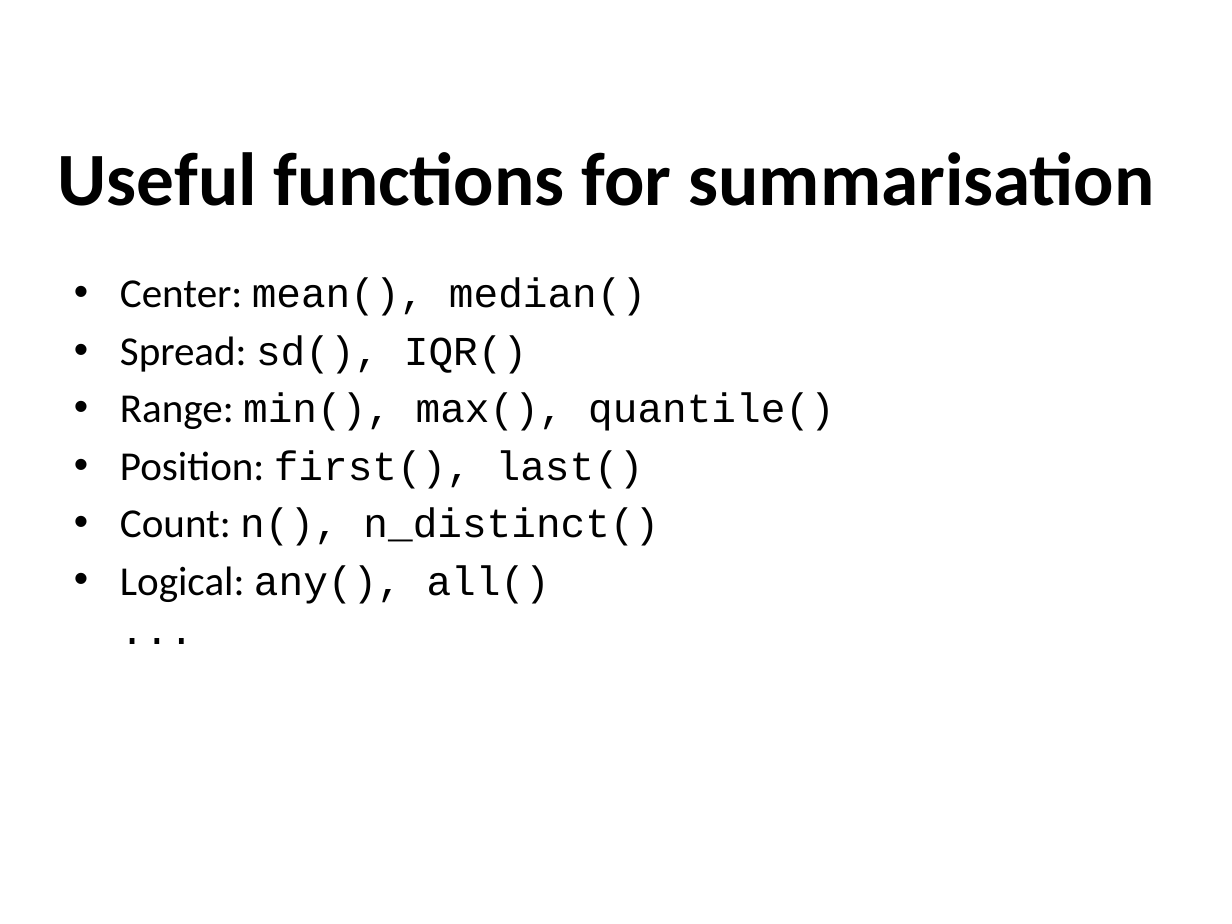
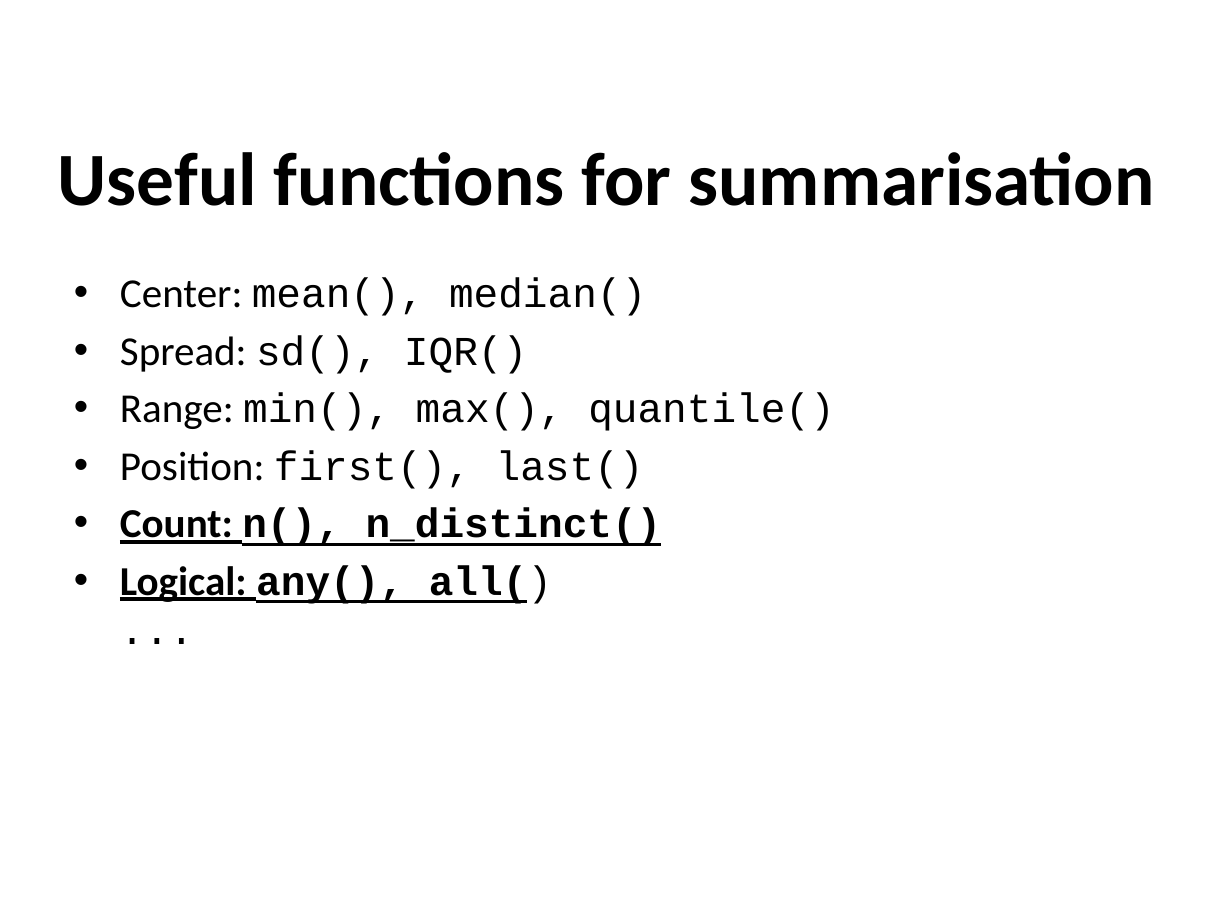
Before and after one commit to sraorao/MSD_R_course_HT2022, a slide deck: slide 13 of powerpoint/Session2.pptx (slide 15 before the commit). Drawn at 1232x924 pixels with LibreOffice and Linux fonts; fonts in the diff are those of the drawing. Boxes give left, top, right and bottom in pixels: in the first picture for what was removed or moved away, otherwise in the second. Text is boxed around its words. In the diff, an @@ line names an element or a change of style, - is before the commit and + after.

```diff
--- a/powerpoint/Session2.pptx
+++ b/powerpoint/Session2.pptx
@@ text at (120,508,662,604): bold on, underline on in "Count: n(), n_distinct()", "Logical: any(), all()" @@
```
Also in this commit, not shown: 2 other slides changed, 1 slide added, 3 slides removed, 4 other files.
